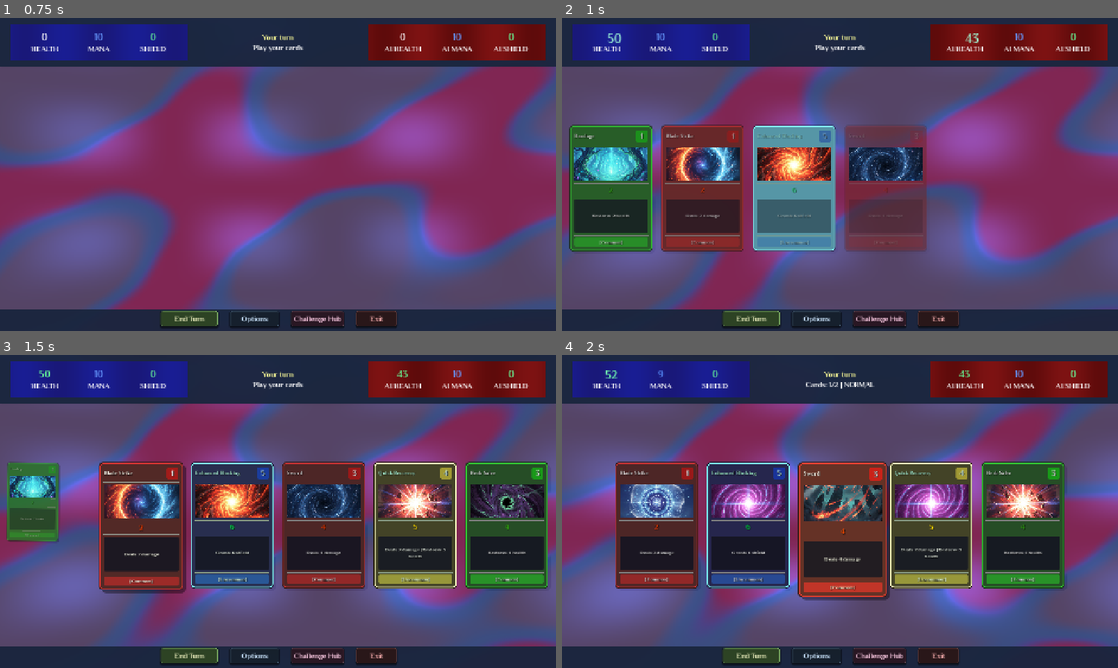
Above: before the commit, frames 1-4 (two rows, left to right).
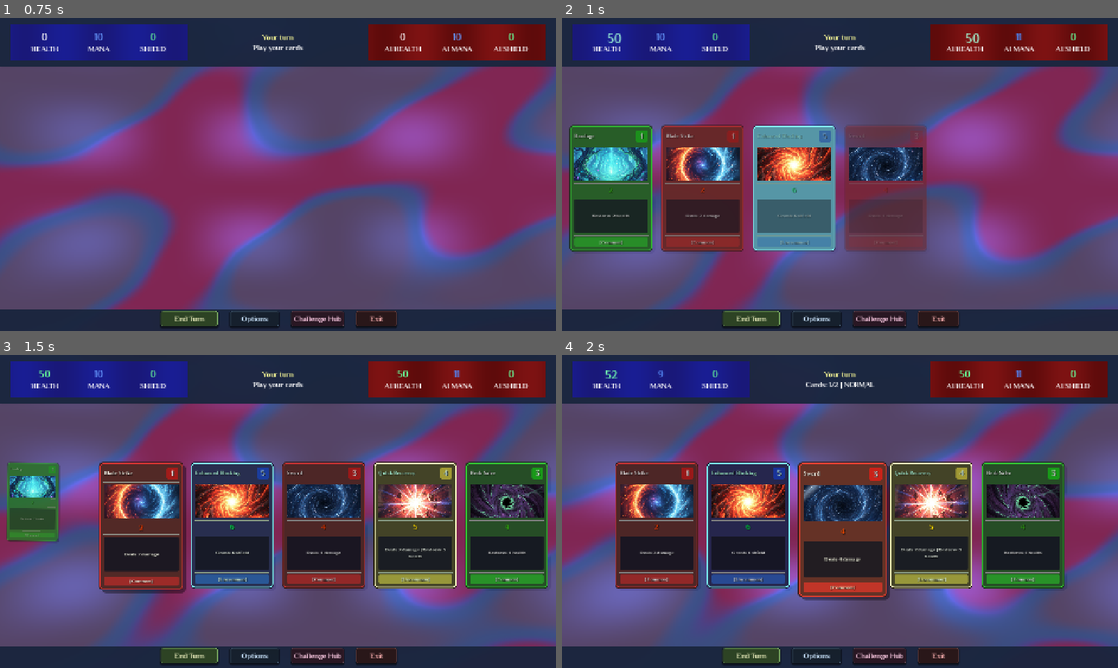
Above: after the commit, the same moments.

Repository: lextrack/Card-Vault-Keeper-Arena
Game: Godot game, scene res://scenes/Main.tscn
Same seed, same stepped clock (60 frames per second), same inputs: the game is played once before the commit and once after it. This scene is started directly instead of the project's main scene. Sound files missing from this copy of the repository are replaced by a short silence.
Inputs (mouse positions are in pixels of both pictures, inside the frame that each line leads up to):
- Up to frame 1 (0.75 s): tap Enter (game_select) at 0.5 s; move the mouse to (400, 158) at 0.52 s; hold Right (ui_right) from 0.53 s (still down); hold C (ChallengeHub_access) from 0.53 s (still down); click (400, 158) at 0.67 s
- Up to frame 2 (1 s): keep holding Right (ui_right); keep holding C (ChallengeHub_access)
- Up to frame 3 (1.5 s): release Right (ui_right) at 1.25 s; release C (ChallengeHub_access) at 1.25 s; drag from (50, 524) to (250, 574) at 1.27 s
- Up to frame 4 (2 s): no input

Frame 1 is identical in both runs. In frame 2, less than 0.1% of the frame differs, in the area x 72-83%, y 4-8%; in frame 3, less than 0.1%; in frame 4, 6.5%, in the area x 10-90%, y 4-54%.

Commit message:
Fix illustrations and balance

Diff:
--- a/project.godot
+++ b/project.godot
@@ -11,7 +11,7 @@
 [application]
 
 config/name="Card Vault Keeper: Arena"
-config/version="1.0.1.2"
+config/version="1.0.1.3"
 run/main_scene="uid://cxw6tc65b0iwr"
 config/features=PackedStringArray("4.5", "GL Compatibility")
 boot_splash/bg_color=Color(0, 0, 0, 1)
@@ -122,5 +122,7 @@
 
 [rendering]
 
+renderer/rendering_method="gl_compatibility"
+renderer/rendering_method.mobile="gl_compatibility"
 textures/vram_compression/import_etc2_astc=true
 textures/default_filters/anisotropic_filtering_level=3
--- a/scenes/MainMenu.tscn
+++ b/scenes/MainMenu.tscn
@@ -364,7 +364,7 @@
 size_flags_horizontal = 4
 theme_override_colors/font_color = Color(0.6, 0.6, 0.7, 1)
 theme_override_font_sizes/font_size = 15
-text = "Version 1.0.1.2"
+text = "Version 1.0.1.3"
 horizontal_alignment = 1
 
 [node name="AudioManager" type="Node" parent="."]
--- a/scripts/Card.gd
+++ b/scripts/Card.gd
@@ -418,8 +418,10 @@
 	stat_value.modulate = base_stat_modulate
 
 func _load_card_illustration():
-	var random_index = randi() % number_of_images + 1
-	var texture = TexturePool.get_texture(card_images_folder, random_index, image_extension)
+	if card_data.illustration_index == -1:
+		card_data.illustration_index = randi() % number_of_images + 1
+
+	var texture = TexturePool.get_texture(card_images_folder, card_data.illustration_index, image_extension)
 
 	if card_icon is TextureRect and texture:
 		card_icon.texture = texture
--- a/scripts/CardBuilder.gd
+++ b/scripts/CardBuilder.gd
@@ -14,7 +14,7 @@
 
 	card.is_joker = template.get("is_joker", false)
 	card.joker_effect = template.get("joker_effect", "")
-
+	card.illustration_index = template.get("illustration_index", -1)
 	card.description = template.get("description", "")
 
 	return card
@@ -66,6 +66,7 @@
 		"shield": original.shield,
 		"type": original.card_type,
 		"is_joker": original.is_joker,
+		"illustration_index": original.illustration_index,
 		"joker_effect": original.joker_effect
 	}
 	return from_template(template)
--- a/scripts/CardData.gd
+++ b/scripts/CardData.gd
@@ -10,6 +10,7 @@
 @export var description: String
 @export var is_joker: bool = false
 @export var joker_effect: String = ""
+@export var illustration_index: int = -1
 
 func _init(name: String = "", c: int = 1, dmg: int = 0, h: int = 0, s: int = 0, type: String = "attack", desc: String = "", joker: bool = false, j_effect: String = ""):
 	card_name = name
@@ -21,6 +22,7 @@
 	description = desc
 	is_joker = joker
 	joker_effect = j_effect
+	illustration_index = -1
 
 func apply_joker_effect(player: Player):
 	if not is_joker or joker_effect == "":
--- a/scripts/GameBalance.gd
+++ b/scripts/GameBalance.gd
@@ -75,33 +75,33 @@
 	match difficulty:
 		"normal":
 			return {
-				"hp": 43,
-				"mana": DEFAULT_MANA,
-				"cards_per_turn": 2,
-				"hand_size": DEFAULT_HAND_SIZE,
+				"hp": 50,
+				"mana": 11,
+				"cards_per_turn": 2,
+				"hand_size": 6,
 				"deck_size": STARTER_DECK_SIZE,
-				"aggression": 0.7,
-				"heal_threshold": 0.25
-			}
-		"hard":
-			return {
-				"hp": 50,
-				"mana": DEFAULT_MANA,
-				"cards_per_turn": 2,
-				"hand_size": DEFAULT_HAND_SIZE,
+				"aggression": 0.75,
+				"heal_threshold": 0.30
+			}
+		"hard":
+			return {
+				"hp": 58,
+				"mana": 11,
+				"cards_per_turn": 2,
+				"hand_size": 6,
 				"deck_size": STARTER_DECK_SIZE,
-				"aggression": 0.5,
-				"heal_threshold": 0.35
-			}
-		"expert":
-			return {
-				"hp": 52,
-				"mana": 11,
-				"cards_per_turn": 2,
-				"hand_size": DEFAULT_HAND_SIZE,
+				"aggression": 0.60,
+				"heal_threshold": 0.40
+			}
+		"expert":
+			return {
+				"hp": 62,
+				"mana": 12,
+				"cards_per_turn": 2,
+				"hand_size": 6,
 				"deck_size": STARTER_DECK_SIZE,
-				"aggression": 0.65,
-				"heal_threshold": 0.45
+				"aggression": 0.70,
+				"heal_threshold": 0.50
 			}
 		_:
 			return get_ai_config("normal")
--- a/scripts/JokerCard.gd
+++ b/scripts/JokerCard.gd
@@ -376,8 +376,10 @@
 	stat_value.modulate = Color(1.5, 1.2, 0.5, 1.0)
 
 func _load_card_illustration():
-	var random_index = randi() % number_of_images + 1
-	var texture = TexturePool.get_texture(card_images_folder, random_index, image_extension)
+	if card_data.illustration_index == -1:
+		card_data.illustration_index = randi() % number_of_images + 1
+
+	var texture = TexturePool.get_texture(card_images_folder, card_data.illustration_index, image_extension)
 
 	if card_icon is TextureRect and texture:
 		card_icon.texture = texture
--- a/scripts/Main.gd
+++ b/scripts/Main.gd
@@ -103,7 +103,7 @@
 
 	audio_helper.play_joker_sound()
 
-func _on_player_buff_consumed(buff_type: String):
+func _on_player_buff_consumed(_buff_type: String):
 	if joker_buff_label and joker_buff_label.visible:
 		var tween = create_tween()
 		tween.set_parallel(true)
@@ -355,10 +355,10 @@
 		await _tree.create_timer(check_interval).timeout
 		wait_time += check_interval
 
-func _on_card_unlocked(card_name: String):
+func _on_card_unlocked(_card_name: String):
 	pass
 
-func _on_unlock_progress_updated(bundle_id: String, current: int, required: int):
+func _on_unlock_progress_updated(_bundle_id: String, _current: int, _required: int):
 	pass
 
 func _setup_components():
@@ -507,7 +507,7 @@
 	pool.add_templates(CardDatabase.get_all_card_templates())
 	var pool_validation = pool.validate_pool()
 
-	return violations.size() == 0
+	return violations.size() == 0 and pool_validation
 
 func start_player_turn():
 	if is_player_turn or game_manager.is_game_ended():
@@ -973,6 +973,9 @@
 		}
 		UnlockManagers.track_progress("card_played", 1, extra_data)
 
+		if StatisticsManagers:
+			StatisticsManagers.card_played(card_name, card_type, card_cost, card_data.is_joker)
+
 		if card_data.is_joker:
 			UnlockManagers.track_progress("joker_played", 1, {})
 
--- a/scripts/MainMenu.gd
+++ b/scripts/MainMenu.gd
@@ -70,8 +70,6 @@
 	_save_original_button_positions()
 
 	await get_tree().process_frame
-	_focus_first_button_safe()
-
 	_setup_options_menu()
 
 func _hide_exit_button_on_web():
@@ -203,11 +201,6 @@
 		current_focus_index = 0
 		if not is_transitioning and not popup_active:
 			focusable_buttons[0].grab_focus()
-
-func _focus_first_button():
-	if focusable_buttons.size() > 0 and focusable_buttons[0]:
-		current_focus_index = 0
-		focusable_buttons[0].grab_focus()
 
 func _detect_input_method(event: InputEvent):
 	if event is InputEventJoypadMotion:
--- a/scripts/StatisticsManager.gd
+++ b/scripts/StatisticsManager.gd
@@ -104,7 +104,7 @@
 	print("Game ended - Win: ", player_won, " | Time: ", "%.1f" % game_time, "s | Turns: ", final_turns)
 
 
-func card_played(card_name: String, card_type: String, card_cost: int, is_joker: bool = false, player_won_game: bool = false):
+func card_played(card_name: String, card_type: String, card_cost: int, is_joker: bool = false):
 	cards_played_total += 1
 
 	if cards_played_by_type.has(card_type):
@@ -120,7 +120,6 @@
 
 	total_mana_spent += card_cost
 
-	# Nuevo: Contar Jokers jugados
 	if is_joker:
 		jokers_played += 1
 
--- a/scripts/UIManager.gd
+++ b/scripts/UIManager.gd
@@ -396,7 +396,7 @@
 	else:
 		handle_card_hover_audio(card, "gamepad_navigation")
 
-func _on_card_gamepad_unhovered(card):
+func _on_card_gamepad_unhovered(_card):
 	pass
 
 func _restore_gamepad_selection_immediate(player: Player):
Not shown, changed: export_presets.cfg
